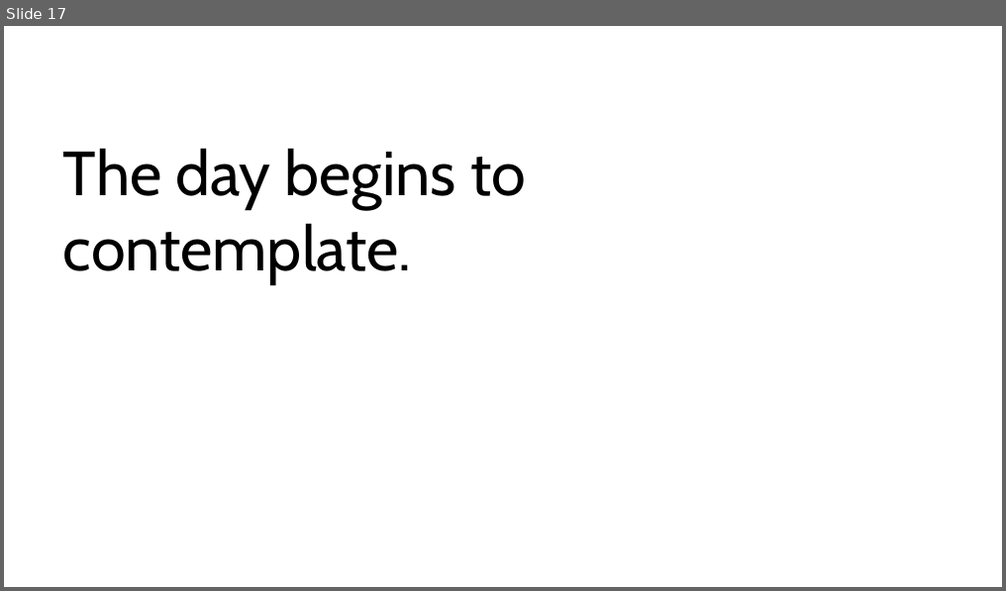
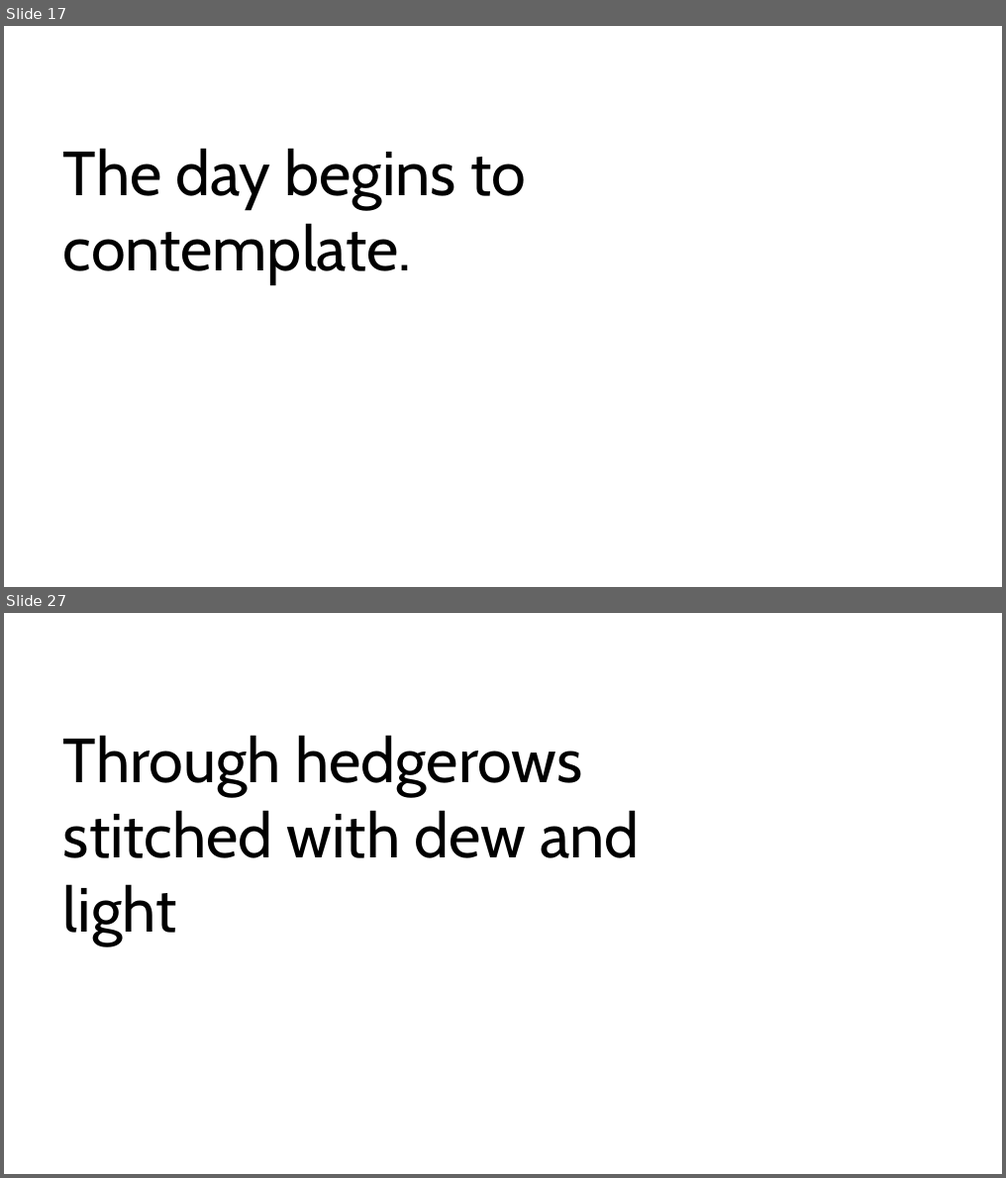
Before and after one commit to aadennis/VbaSandbox, a slide deck: PowerPointVba/PowerPointVba.pptm. Shown one above the other, each under a label of ours: slide 17 before the commit, slides 17 and 27 after it; the slides between them are not shown. The pictures are 1006x591 and 1006x1178 pixels, drawn with LibreOffice and Linux fonts; fonts in the diff are those of the drawing. Boxes give left, top, right and bottom in pixels: in the first picture for what was removed or moved away, otherwise in the second. Text is boxed around its words. In the diff, an @@ line names an element or a change of style, - is before the commit and + after.

```diff
--- a/PowerPointVba/PowerPointVba.pptm
+++ b/PowerPointVba/PowerPointVba.pptm
@@ slide 27 added at box(4, 613, 1002, 1174), background #FFFFFF @@
@@ text added at box(63, 735, 639, 947), 60 pt, text #000000 @@
+Through hedgerows stitched with dew and light
```
Also in this commit, not shown: 23 other slides added.
